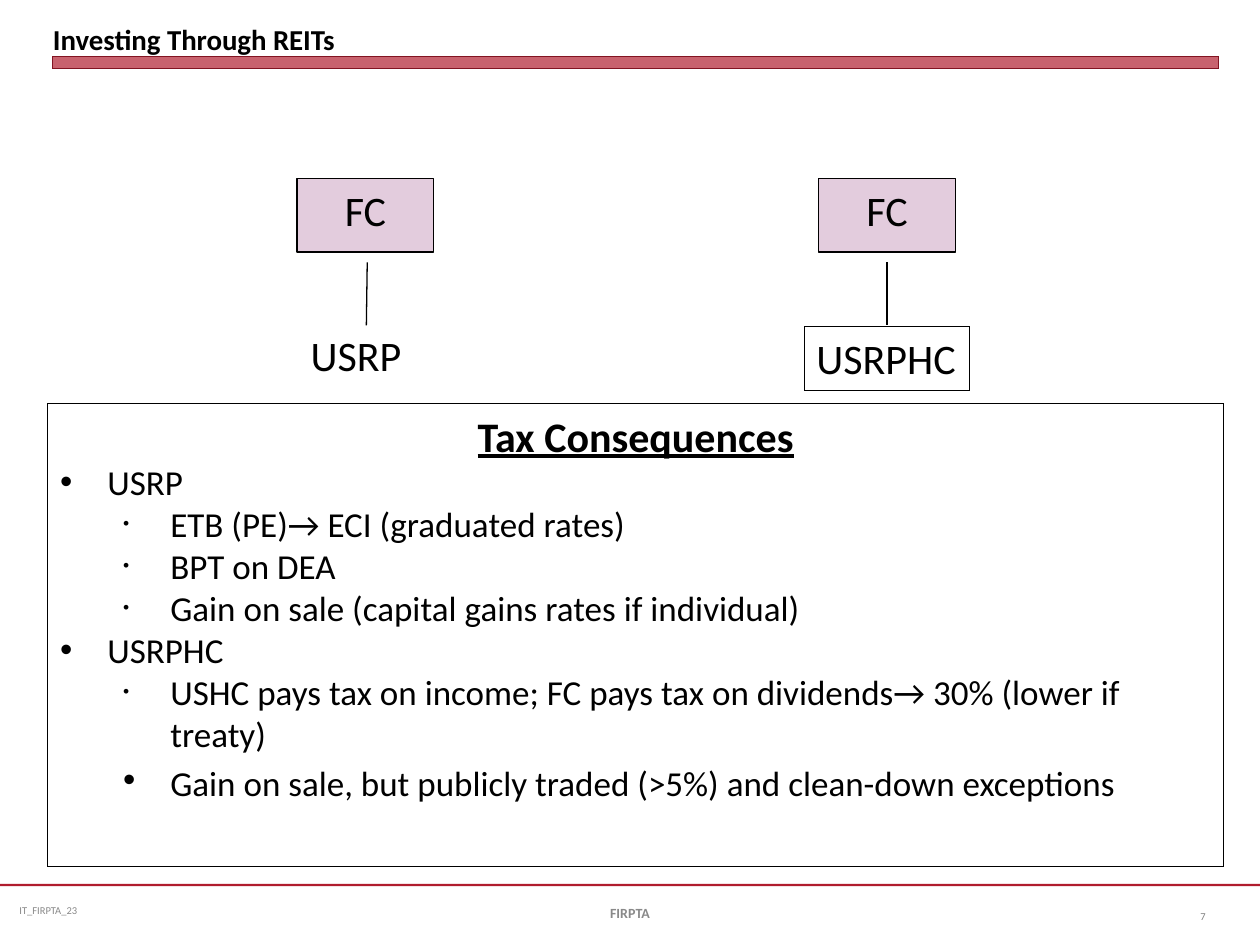
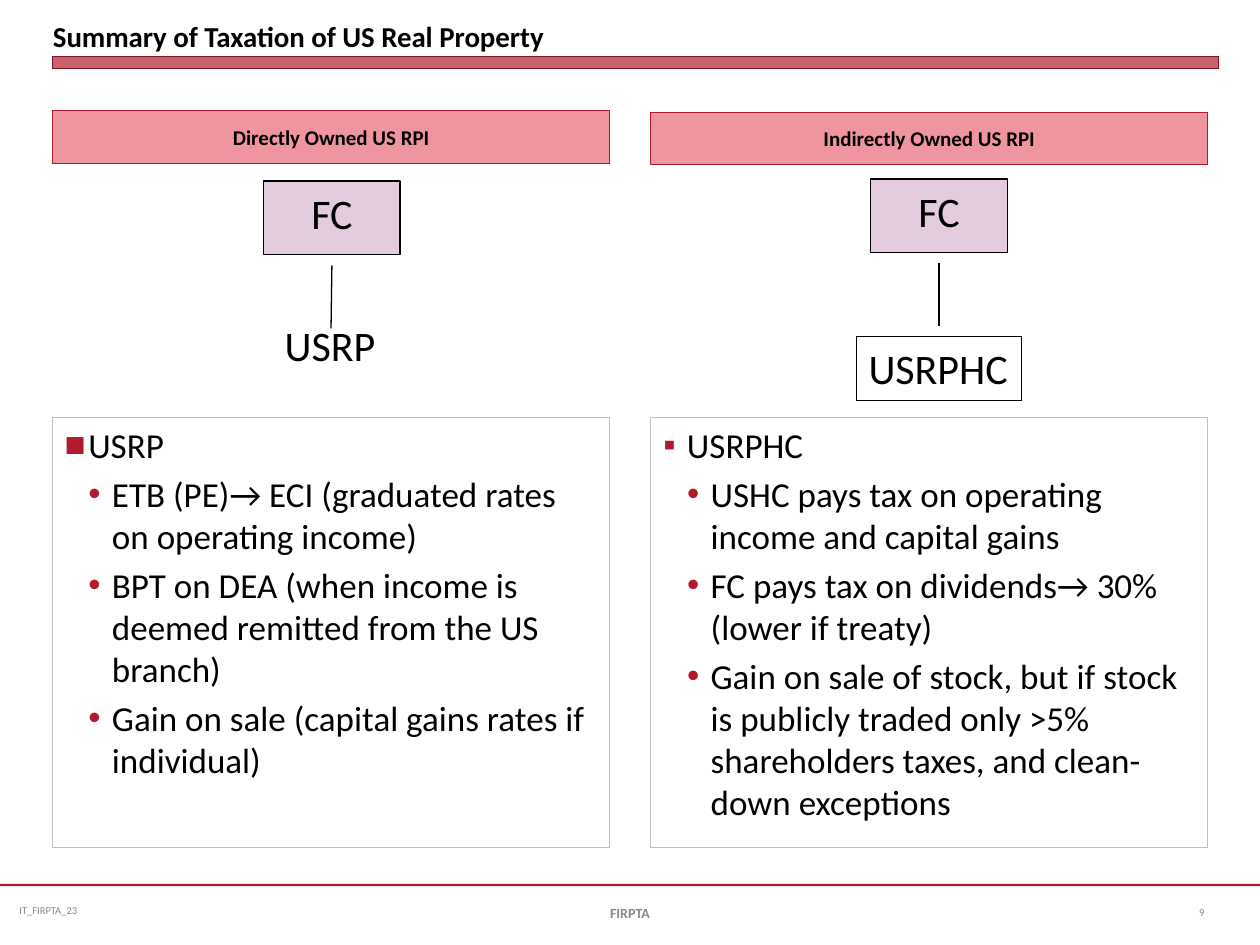
Before and after one commit to jmc877/International-Tax, a slide deck: slide 9 of slides/IT_Slides_FIRPTA_23.pptx (slide 7 before the commit). Drawn at 1260x945 pixels with LibreOffice and Linux fonts; fonts in the diff are those of the drawing. Boxes give left, top, right and bottom in pixels: in the first picture for what was removed or moved away, otherwise in the second. Text is boxed around its words. In the diff, an @@ line names an element or a change of style, - is before the commit and + after.

```diff
--- a/slides/IT_Slides_FIRPTA_23.pptx
+++ b/slides/IT_Slides_FIRPTA_23.pptx
@@ title removed at <box>53,29,335,57</box> @@
-Investing Through REITs
@@ title added at <box>53,26,543,52</box>, 16.5 pt, text #000000, bold @@
+Summary of Taxation of US Real Property
@@ text added at <box>53,111,610,164</box>, fill #EE95A0, outline #B01C2E 0.75 pt, 12 pt, text #000000, bold @@
+Directly Owned US RPI
@@ text added at <box>651,112,1208,165</box>, fill #EE95A0, outline #B01C2E 0.75 pt, 12 pt, text #000000, bold @@
+Indirectly Owned US RPI
@@ rectangle "FC": place and size @@
-rectangle "FC" at <box>819,179,955,252</box>
+rectangle "FC" at <box>871,179,1007,252</box>
@@ rectangle "FC": place and size @@
-rectangle "FC" at <box>297,179,433,252</box>
+rectangle "FC" at <box>263,181,399,255</box>
@@ line moved from (367, 262) - (367, 325) to (331, 266) - (331, 329) @@
@@ line moved from (887, 262) - (887, 325) to (939, 263) - (939, 326) @@
@@ text "USRP" rewrapped from <box>311,343,402,372</box> to <box>285,327,376,362</box> @@
@@ rectangle "USRPHC": place and size @@
-rectangle "USRPHC" at <box>804,326,970,389</box>
+rectangle "USRPHC" at <box>856,336,1022,399</box>
@@ rectangle removed at <box>48,404,1223,867</box> @@
-Tax Consequences
-• USRP
-  • ETB (PE)→ ECI (graduated rates)
-  • BPT on DEA
-  • Gain on sale (capital gains rates if individual)
-• USRPHC
-  • USHC pays tax on income; FC pays tax on dividends→ 30% (lower if treaty)
-  • Gain on sale, but publicly traded (>5%) and clean-down exceptions
@@ text added at <box>52,417,609,847</box>, fill #FFFFFF, outline #C0C0C0 0.75 pt, 20 pt, text #000000 @@
+■ USRP
+  • ETB (PE)→ ECI (graduated rates on operating income)
+  • BPT on DEA (when income is deemed remitted from the US branch)
+  • Gain on sale (capital gains rates if individual)
@@ text added at <box>651,417,1208,847</box>, fill #FFFFFF, outline #C0C0C0 0.75 pt, 20 pt, text #000000 @@
+▪ USRPHC
+  • USHC pays tax on operating income and capital gains
+  • FC pays tax on dividends→ 30% (lower if treaty)
+  • Gain on sale of stock, but if stock is publicly traded only >5% shareholders taxes, and clean-down exceptions
@@ page number added at <box>1199,909,1204,916</box>, 6 pt, text #808080 @@
+9
@@ page number removed at <box>1200,913,1205,920</box> @@
-7
```
Also in this commit, not shown: 7 other slides changed, 3 slides added, 3 other files.
